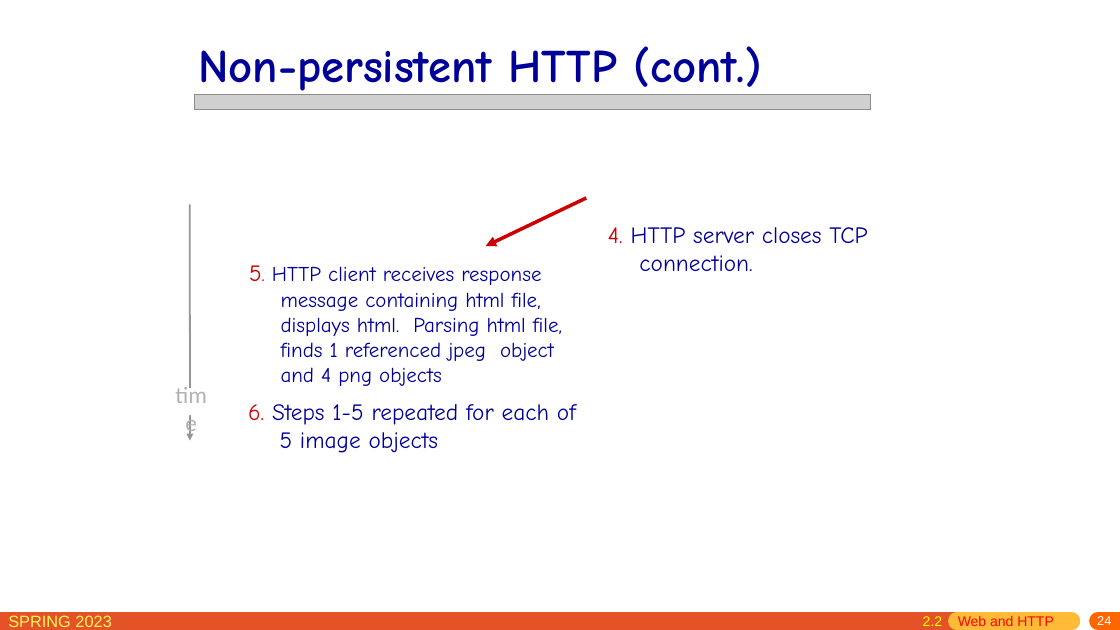
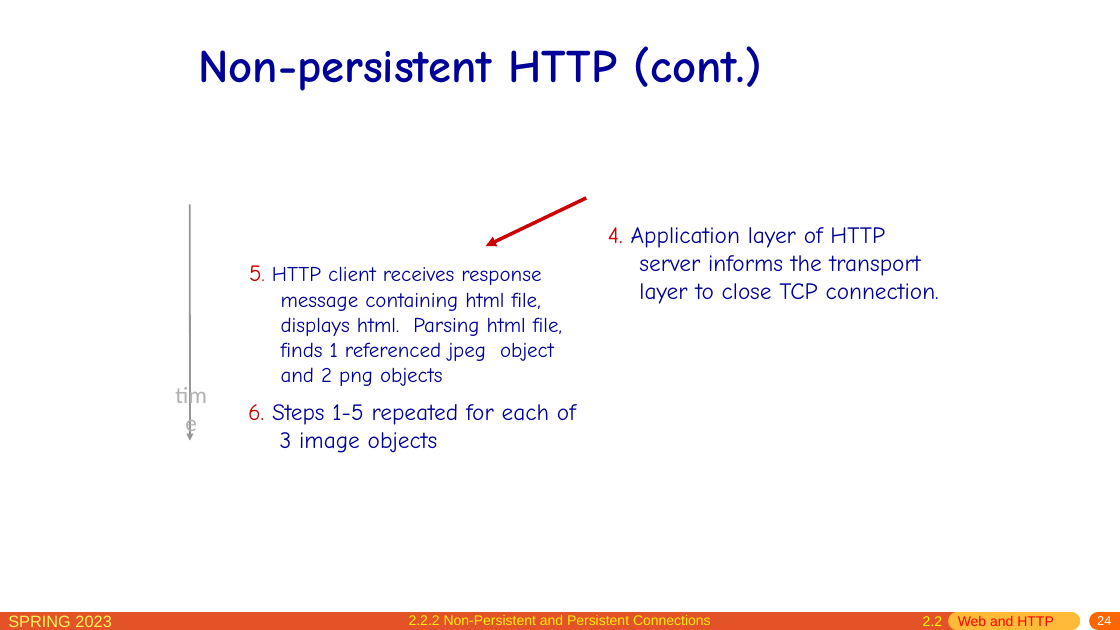
Before and after one commit to network-whu/slides, a slide deck: slide 24 of pptx/chapter2.pptx. Drawn at 1120x630 pixels with LibreOffice and Linux fonts; fonts in the diff are those of the drawing; grey boxes stand for pictures. Boxes give left, top, right and bottom in pixels: in the first picture for what was removed or moved away, otherwise in the second. Text is boxed around its words. In the diff, an @@ line names an element or a change of style, - is before the commit and + after.

```diff
--- a/pptx/chapter2.pptx
+++ b/pptx/chapter2.pptx
@@ picture removed at [194, 95, 871, 110] @@
@@ text at [608, 227, 939, 304]: text changed @@
-4. HTTP server closes TCP connection.
+4. Application layer of HTTP server informs the transport layer to close TCP connection.
@@ text at [249, 265, 562, 386]: text changed @@
-5. HTTP client receives response message containing html file, displays html. Parsing html file, finds 1 referenced jpeg object and 4 png objects
+5. HTTP client receives response message containing html file, displays html. Parsing html file, finds 1 referenced jpeg object and 2 png objects
@@ rectangle removed at [168, 388, 200, 415] @@
@@ text at [248, 404, 576, 453]: text changed @@
-6. Steps 1-5 repeated for each of 5 image objects
+6. Steps 1-5 repeated for each of 3 image objects
@@ text added at [409, 615, 711, 625], 12 pt, text #FFF105 @@
+2.2.2 Non-Persistent and Persistent Connections
```
Also in this commit, not shown: 28 other slides changed.
